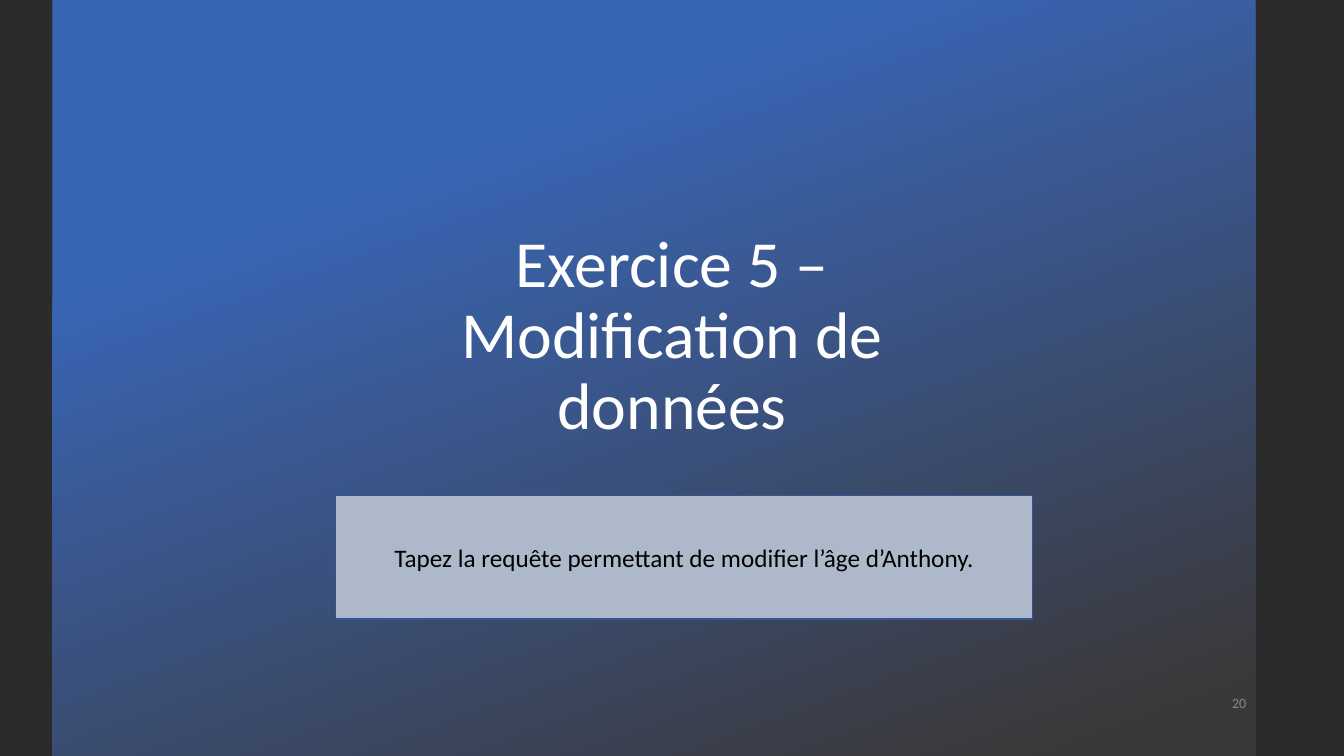
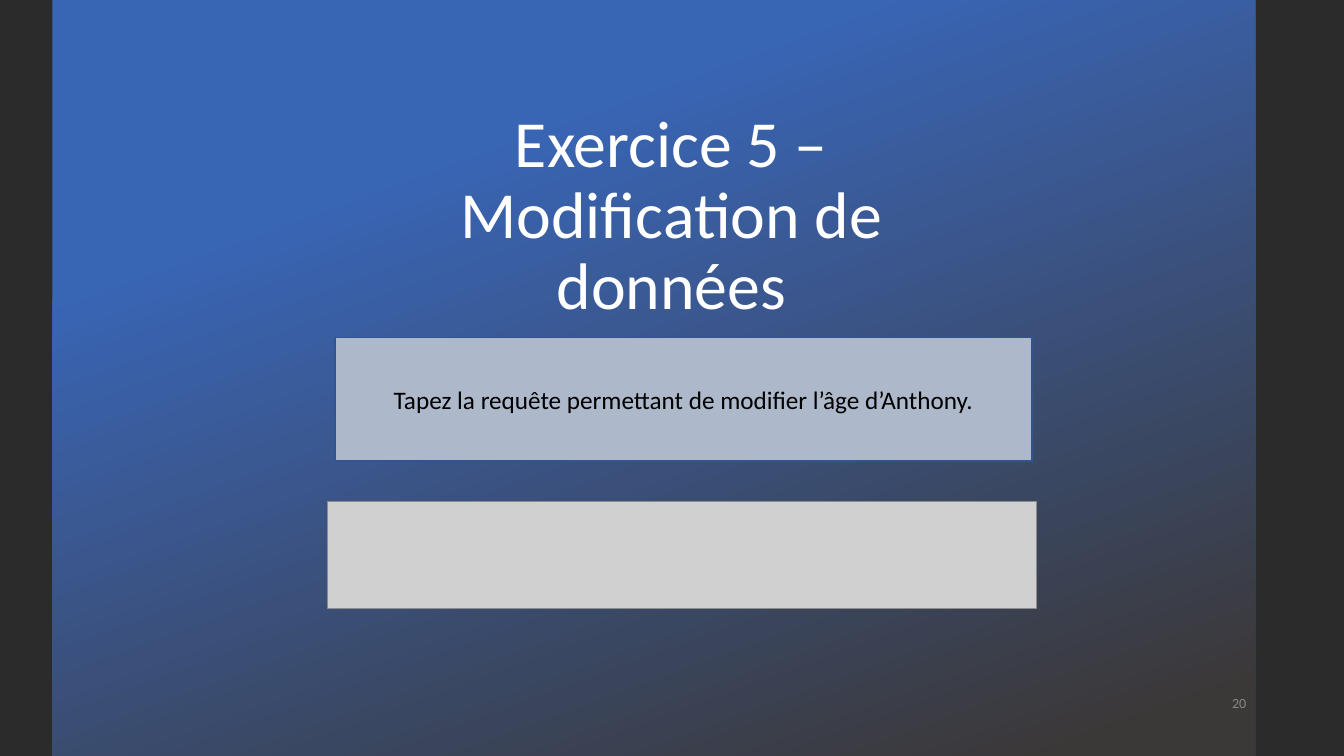
Before and after one commit to DylanMielot/FormationFormateur, a slide deck: slide 20 of Formation de formateur.pptx. Drawn at 1344x756 pixels with LibreOffice and Linux fonts; fonts in the diff are those of the drawing; grey boxes stand for pictures; background and template pictures are left out; a plain dark background stands for a picture behind light text. Boxes give left, top, right and bottom in pixels: in the first picture for what was removed or moved away, otherwise in the second. Text is boxed around its words. In the diff, an @@ line names an element or a change of style, - is before the commit and + after.

```diff
--- a/Formation de formateur.pptx
+++ b/Formation de formateur.pptx
@@ title "Exercice 5 – Modification de ..." moved from (x1=461, y1=241, x2=882, y2=430) to (x1=461, y1=121, x2=882, y2=310) @@
@@ rectangle "Tapez la requête permettant de ..." moved from (x1=336, y1=495, x2=1032, y2=619) to (x1=335, y1=338, x2=1031, y2=462) @@
@@ picture added at (x1=328, y1=501, x2=1036, y2=608) @@
```
Also in this commit, not shown: 6 other slides changed.
